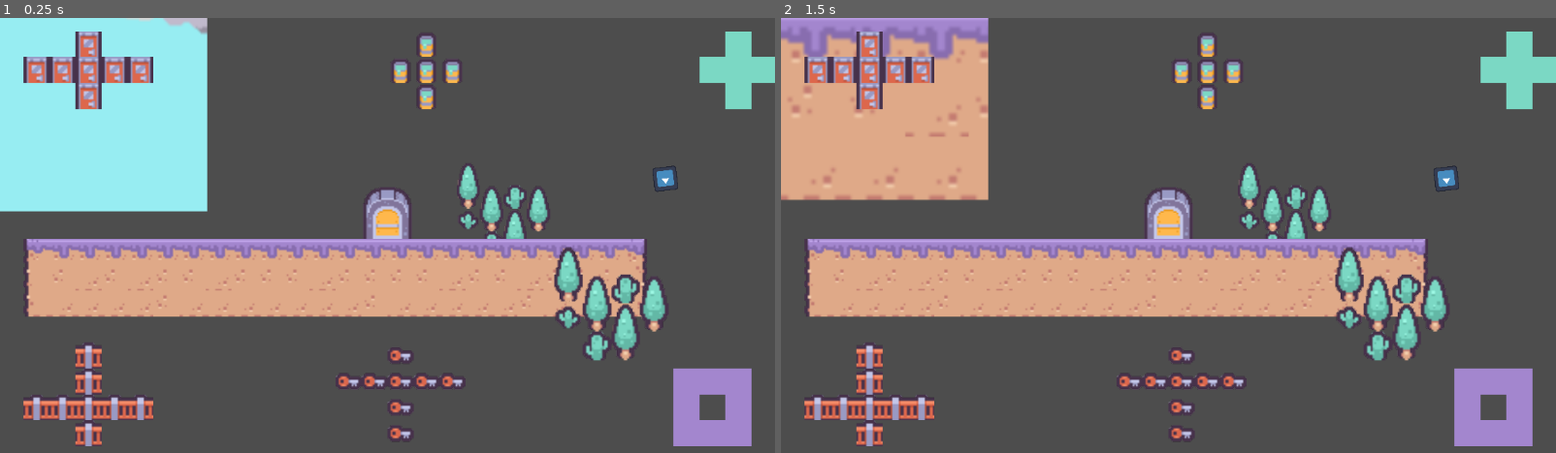
Above: before the commit, frames 1-2 (left to right).
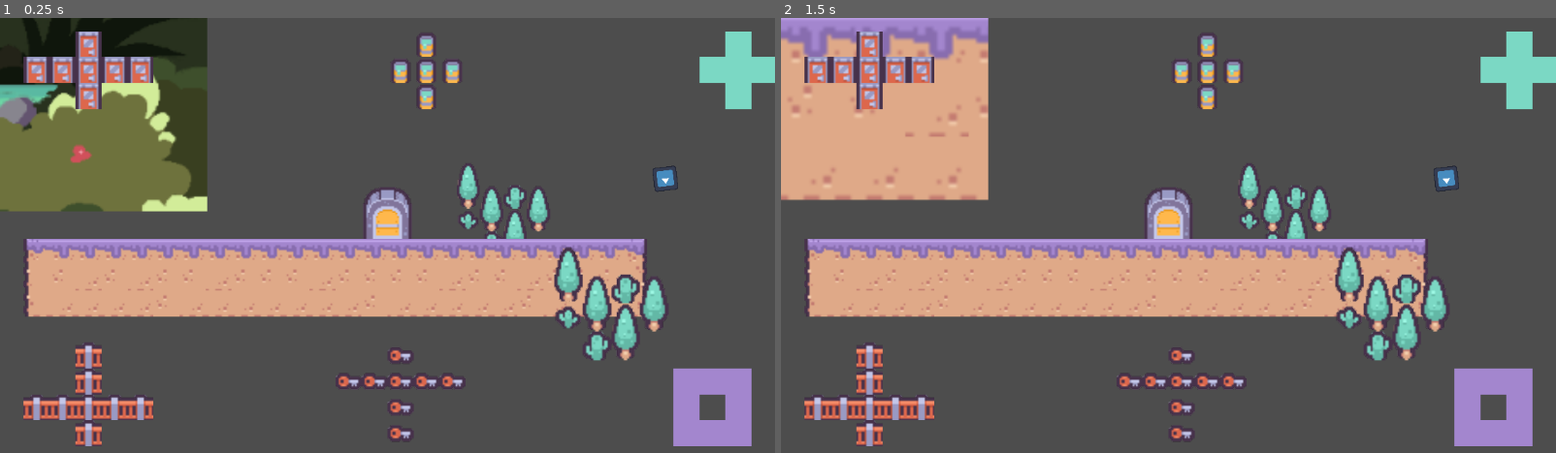
Above: after the commit, the same moments.

Repository: LeftCircle/CozySummerJam
Game: Godot game, scene res://main.tscn
Same seed, same stepped clock (60 frames per second), same inputs: the game is played once before the commit and once after it. The engine's default icon, where the game draws it, is replaced by a stand-in: a white triangle on a blue panel in a dark square.
Inputs (mouse positions are in pixels of both pictures, inside the frame that each line leads up to):
- Up to frame 1 (0.25 s): no input
- Up to frame 2 (1.5 s): tap Enter at 0.5 s; move the mouse to (1339, 213) at 0.52 s; hold D (move_right) 0.53-1.28 s; click (1339, 213) at 0.6 s; tap Space at 1.25 s; move the mouse to (1013, 257) at 1.27 s; hold S (move_down) from 1.28 s (still down); tap E (interact) at 1.35 s

The runs differ from the first frame. In frame 1, 11% of the frame differs, in the area x 0-27%, y 0-45%; in frame 2, nothing differs.
Error before the commit: Out of bounds get index '0' (on base: 'Array[CanvasGroup]') (res://scenes/base_bird_watching.gd:74)
Error after the commit: Out of bounds get index '0' (on base: 'Array[CanvasGroup]') (res://scenes/base_bird_watching.gd:76)

Commit message:
start of photo review page

Diff:
--- a/project.godot
+++ b/project.godot
@@ -18,6 +18,7 @@
 [autoload]
 
 LevelManager="*uid://bmcm3360asht6"
+PhotoTracker="*uid://dte3ysxmeuf37"
 
 [dotnet]
 
--- a/scenes/base_bird_watching.gd
+++ b/scenes/base_bird_watching.gd
@@ -20,6 +20,7 @@
 	_on_level_changed(0)
 	var mat : Material = $CanvasLayer0/CanvasGroup.material
 	mat.set("shader_parameter/strength", 0)
+	sv.size = photo_size
 
 func _process(delta):
 	#global_position = get_global_mouse_position()
@@ -38,7 +39,8 @@
 		#sprite_for_img.position += photo_size / 2.0
 
 		await RenderingServer.frame_post_draw
-		sv.get_texture().get_image().save_png("res://Screenshot.png")
+		var photo : Image = sv.get_texture().get_image()
+		photo.save_png("res://Screenshot.png")
 
 # Could clean it up following this function
 #func take_screenshoot() -> void:
--- a/scenes/camera/camera.gd
+++ b/scenes/camera/camera.gd
@@ -9,6 +9,7 @@
 @onready var anim_player := $AnimationPlayer
 @onready var ui = $Sprite2D
 @onready var camera := $Camera2D
+@onready var photo_review_ui : PhotoReview = $Control/PhotoReview
 
 func _physics_process(delta : float) -> void:
 	velocity = movement.tick(delta, input_processor.input_dir, velocity)
@@ -28,9 +29,16 @@
 	#else:
 		#camera.zoom *= 1.1
 
-
 func _on_photo_taken() -> void:
 	ui.hide()
 	await get_tree().process_frame
 	await get_tree().process_frame
 	ui.show()
+	set_physics_process(false)
+	set_process(false)
+	photo_review_ui.show()
+
+func _on_photo_review_finished() -> void:
+	photo_review_ui.hide()
+	set_physics_process(true)
+	set_process(true)
--- a/scenes/camera/camera.tscn
+++ b/scenes/camera/camera.tscn
@@ -1,9 +1,10 @@
 [gd_scene format=3 uid="uid://c5vjxaji5cqnd"]
 
 [ext_resource type="Script" uid="uid://d3p37jxyag7p8" path="res://scenes/camera/camera.gd" id="1_6m2n3"]
-[ext_resource type="Texture2D" uid="uid://bj0a8o6s8px8s" path="res://assets/camera/reticle.png" id="1_xejhd"]
 [ext_resource type="Script" uid="uid://cd0b8pkhxyk3e" path="res://scenes/characters/resources/movement.gd" id="2_0jiuk"]
+[ext_resource type="Texture2D" uid="uid://mu2at3411084" path="res://assets/camera/reticle_big.png" id="3_qr7cc"]
 [ext_resource type="Script" uid="uid://ofcpyo2xtefe" path="res://scenes/characters/player/components/input_processor.gd" id="4_qr7cc"]
+[ext_resource type="PackedScene" uid="uid://dmdkm5jtcegke" path="res://scenes/ui/photo_review.tscn" id="5_u3rx3"]
 
 [sub_resource type="Resource" id="Resource_qr7cc"]
 script = ExtResource("2_0jiuk")
@@ -71,10 +72,10 @@
 movement = SubResource("Resource_qr7cc")
 
 [node name="Sprite2D" type="Sprite2D" parent="." unique_id=689160153]
-texture = ExtResource("1_xejhd")
+texture = ExtResource("3_qr7cc")
 
 [node name="Camera2D" type="Camera2D" parent="." unique_id=2084590571]
-zoom = Vector2(1.39, 1.39)
+zoom = Vector2(0.75, 0.75)
 
 [node name="InputProcessor" type="Node" parent="." unique_id=620030994]
 script = ExtResource("4_qr7cc")
@@ -82,3 +83,20 @@
 
 [node name="AnimationPlayer" type="AnimationPlayer" parent="." unique_id=602278814]
 libraries/ = SubResource("AnimationLibrary_u3rx3")
+
+[node name="SubViewport" type="SubViewport" parent="." unique_id=783888893]
+transparent_bg = true
+size = Vector2i(1920, 1080)
+
+[node name="Control" type="Control" parent="." unique_id=1434911978]
+custom_minimum_size = Vector2(1531.335, 871.93)
+layout_mode = 3
+anchors_preset = 15
+anchor_right = 1.0
+anchor_bottom = 1.0
+grow_horizontal = 2
+grow_vertical = 2
+
+[node name="PhotoReview" parent="Control" unique_id=176465934 instance=ExtResource("5_u3rx3")]
+visible = false
+layout_mode = 1
--- /dev/null
+++ b/scenes/ui/photo_review.gd
@@ -0,0 +1,2 @@
+extends Control
+class_name PhotoReview
--- /dev/null
+++ b/scenes/ui/photo_review.tscn
@@ -0,0 +1,76 @@
+[gd_scene format=3 uid="uid://dmdkm5jtcegke"]
+
+[ext_resource type="Shader" uid="uid://d0qhyaif8tqby" path="res://assets/shaders/blur.gdshader" id="1_kb8xe"]
+[ext_resource type="Script" uid="uid://dcc33t44hnvmv" path="res://scenes/ui/photo_review.gd" id="1_nhrrp"]
+
+[sub_resource type="ShaderMaterial" id="ShaderMaterial_nhrrp"]
+shader = ExtResource("1_kb8xe")
+shader_parameter/blur_amount = 1.5
+
+[node name="PhotoReview" type="Control" unique_id=176465934]
+layout_mode = 3
+anchors_preset = 15
+anchor_right = 1.0
+anchor_bottom = 1.0
+grow_horizontal = 2
+grow_vertical = 2
+script = ExtResource("1_nhrrp")
+
+[node name="ColorRect2" type="ColorRect" parent="." unique_id=1113176283]
+modulate = Color(0.13149942, 0.13149942, 0.13149942, 1)
+layout_mode = 1
+anchors_preset = 15
+anchor_right = 1.0
+anchor_bottom = 1.0
+grow_horizontal = 2
+grow_vertical = 2
+color = Color(0.007843138, 0.007843138, 0.007843138, 0.4745098)
+
+[node name="ColorRect" type="ColorRect" parent="." unique_id=1719526528]
+modulate = Color(0.13149942, 0.13149942, 0.13149942, 1)
+material = SubResource("ShaderMaterial_nhrrp")
+layout_mode = 1
+anchors_preset = 15
+anchor_right = 1.0
+anchor_bottom = 1.0
+grow_horizontal = 2
+grow_vertical = 2
+
+[node name="Label" type="Label" parent="." unique_id=161263558]
+layout_mode = 1
+anchors_preset = -1
+anchor_left = 0.5
+anchor_top = 0.03549383
+anchor_right = 0.5
+anchor_bottom = 0.03549383
+offset_left = -23.0
+offset_right = 23.0
+offset_bottom = 23.0
+grow_horizontal = 2
+text = "Photo"
+metadata/_edit_use_anchors_ = true
+
+[node name="TextureRect" type="TextureRect" parent="." unique_id=1474805186]
+custom_minimum_size = Vector2(512, 512)
+layout_mode = 1
+anchors_preset = -1
+anchor_left = 0.035590276
+anchor_top = 0.129321
+anchor_right = 0.48046526
+anchor_bottom = 0.91932106
+offset_top = 0.19999695
+offset_right = -0.49597168
+offset_bottom = 0.27996826
+metadata/_edit_use_anchors_ = true
+
+[node name="Label2" type="Label" parent="." unique_id=2109502185]
+layout_mode = 1
+anchors_preset = -1
+anchor_left = 0.7239583
+anchor_top = 0.13425925
+anchor_right = 0.84349304
+anchor_bottom = 0.16925927
+offset_right = -48.70401
+offset_bottom = 0.3199997
+text = "Description"
+metadata/_edit_use_anchors_ = true
--- a/scenes/world/waterfall/waterfall_camera.tscn
+++ b/scenes/world/waterfall/waterfall_camera.tscn
@@ -479,6 +479,7 @@
 sprite_for_img = NodePath("SubViewportForPhotoCapture/SubViewport/Sprite2D")
 camera = NodePath("CanvasLayer/Camera/Camera2D")
 canvas_groups = [NodePath("CanvasLayer-3/CanvasGroup"), NodePath("CanvasLayer-2/CanvasGroup"), NodePath("CanvasLayer-1/CanvasGroup"), NodePath("CanvasLayer0/CanvasGroup"), NodePath("CanvasLayer1/CanvasGroup"), NodePath("CanvasLayer2/CanvasGroup"), NodePath("CanvasLayer3/CanvasGroup")]
+photo_size = Vector2(512, 512)
 
 [node name="CanvasGroup" parent="CanvasLayer-3" parent_id_path=PackedInt32Array(424427643) index="0" unique_id=1544375683]
 material = SubResource("ShaderMaterial_1ey4f")
@@ -572,28 +573,24 @@
 layer = 4
 follow_viewport_enabled = true
 
-[node name="Camera" parent="CanvasLayer" index="0" unique_id=395290309 instance=ExtResource("22_1ey4f")]
-z_as_relative = false
+[node name="Camera" parent="CanvasLayer" index="0" unique_id=682986111 instance=ExtResource("22_1ey4f")]
 
 [node name="SubViewportForPhotoCapture" type="SubViewportContainer" parent="." index="9" unique_id=1526029218]
 offset_left = 3296.0
-offset_top = -31.0
 offset_right = 3808.0
-offset_bottom = 481.0
+offset_bottom = 512.0
 
 [node name="SubViewport" type="SubViewport" parent="SubViewportForPhotoCapture" index="0" unique_id=1765804483]
 transparent_bg = true
 handle_input_locally = false
-size = Vector2i(256, 256)
 render_target_update_mode = 4
 
 [node name="Sprite2D" type="Sprite2D" parent="SubViewportForPhotoCapture/SubViewport" index="0" unique_id=897725661]
-position = Vector2(128, 131)
+position = Vector2(256, 256)
 texture = ExtResource("22_rbq6h")
 region_rect = Rect2(0, 0, 128, 128)
 region_filter_clip_enabled = true
 
 [connection signal="take_photo" from="." to="CanvasLayer/Camera" method="_on_photo_taken"]
-[connection signal="zoom" from="CanvasLayer/Camera" to="." method="_on_level_changed"]
 
 [editable path="CanvasLayer/Camera"]
--- /dev/null
+++ b/singletons/photo_tracker.gd
@@ -0,0 +1,9 @@
+extends Node
+
+
+
+var photos : Array[Image] = []
+
+
+func add_photo(img : Image) -> void:
+	photos.append(img)
Binary file changed: FullScreenshot.png
Binary file added: assets/camera/reticle_big.aseprite
Binary file added: assets/camera/reticle_big.png
Not shown, added: assets/camera/reticle_big.png.import
Not shown, added: scenes/ui/photo_review.gd.uid
Binary file changed: screenshot.png
Not shown, added: singletons/photo_tracker.gd.uid
